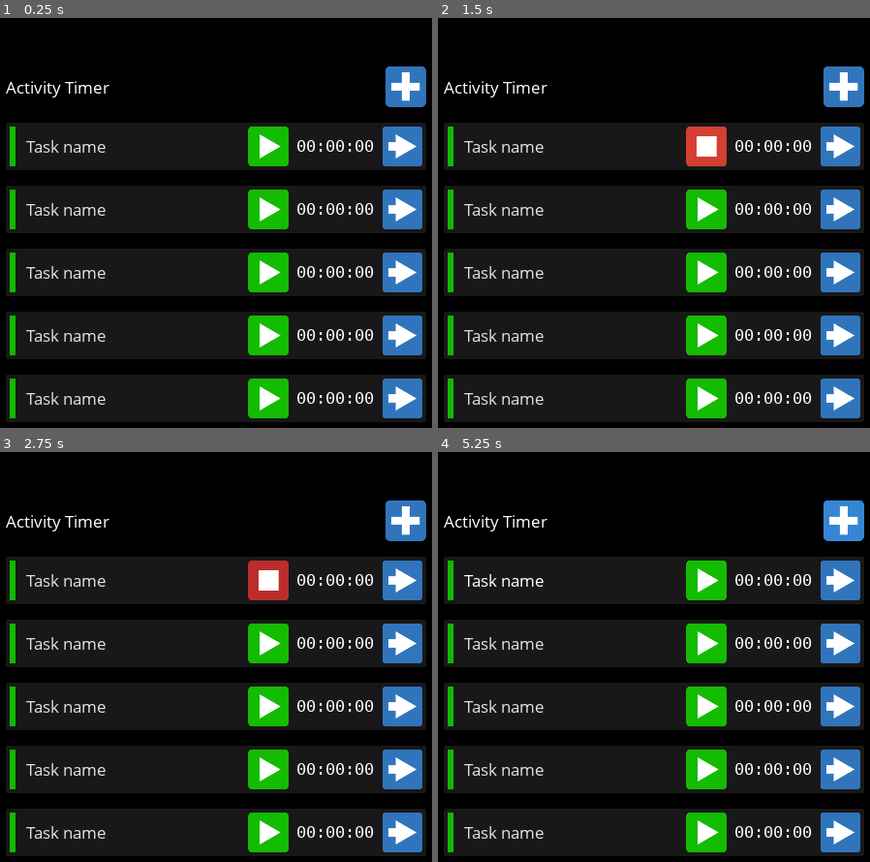
Above: before the commit, frames 1-4 (two rows, left to right).
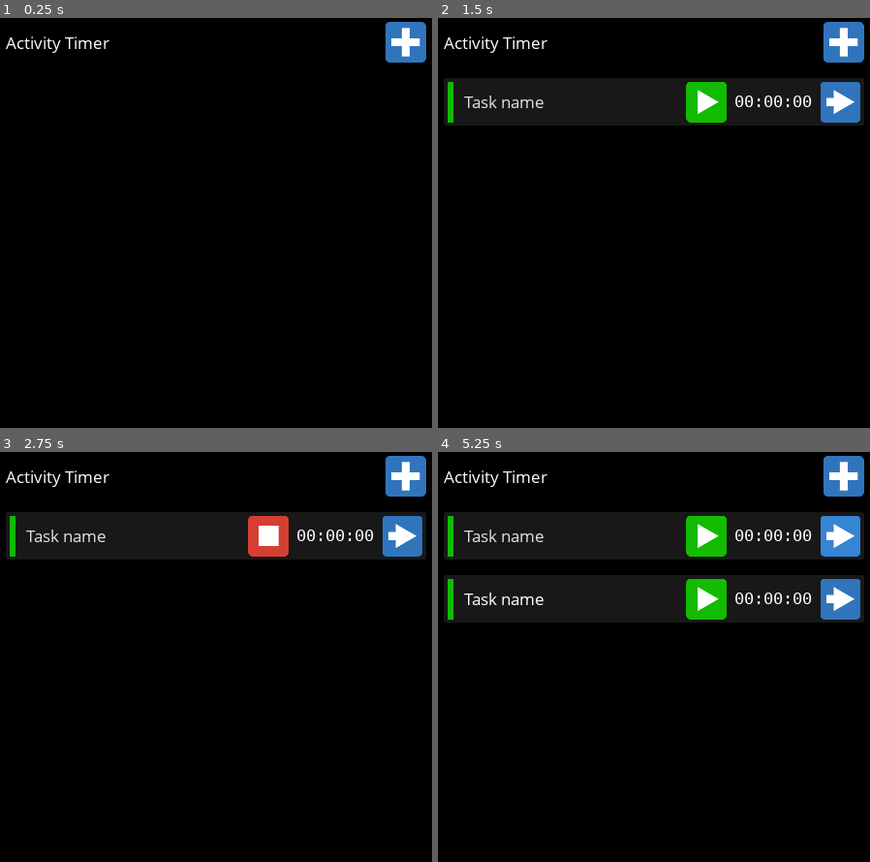
Above: after the commit, the same moments.

Repository: andrew-wilkes/godot-activity-timer
Game: Godot game, scene res://Main.tscn
Two runs of this game, one before a commit and one after it. Both use one fixed random seed, a clock stepped at 60 frames per second and the inputs below.
Inputs (mouse positions are in pixels of both pictures, inside the frame that each line leads up to; where the layout moved, square brackets give the same spot in the first picture):
- Up to frame 1 (0.25 s): no input
- Up to frame 2 (1.5 s): click (844, 42) [844, 87] at 0.5 s; click (705, 145) at 1.27 s
- Up to frame 3 (2.75 s): click (267, 534) at 2.02 s
- Up to frame 4 (5.25 s): click "Task name" at 2.75 s; click (705, 534) [705, 579] at 3.5 s; click (839, 579) at 4.27 s; click (844, 476) [844, 521] at 5 s

The runs differ from the first frame. In frame 1, 15% of the frame differs, in the area x 1-99%, y 0-98%; in frame 2, 16%; in frame 3, 16%; in frame 4, 17%.

Commit message:
Limit number of bars depending on space

Diff:
--- /dev/null
+++ b/src/ActivityList.gd
@@ -0,0 +1,26 @@
+extends VBoxContainer
+
+var bar_scene = preload("res://ActivityBar.tscn")
+
+func _ready():
+	pass
+
+
+func _on_Add_pressed():
+	var act = Activity.new()
+	act.node = bar_scene.instance()
+	add_child_below_node($Menu, act.node, true)
+	yield(get_tree(), "idle_frame")
+	check_if_space_to_add_new_bar()
+
+
+func check_if_space_to_add_new_bar():
+	var num_bars = get_child_count() - 1
+	if num_bars > 0:
+		var base = get_child(num_bars)
+		var sep = get("custom_constants/separation")
+		var limit = OS.get_window_safe_area().size.y - 30.0 - sep - base.rect_size.y
+		if base.margin_bottom > limit:
+			$Menu/Add.visible = false
+		else:
+			$Menu/Add.visible = true
--- a/src/ActivityList.tscn
+++ b/src/ActivityList.tscn
@@ -1,37 +1,26 @@
-[gd_scene load_steps=7 format=2]
+[gd_scene load_steps=6 format=2]
 
 [ext_resource path="res://assets/icon-9.png" type="Texture" id=1]
 [ext_resource path="res://assets/regular-font.tres" type="DynamicFont" id=2]
 [ext_resource path="res://assets/icon-10.png" type="Texture" id=3]
 [ext_resource path="res://assets/icon-11.png" type="Texture" id=4]
-[ext_resource path="res://ActivityBar.tscn" type="PackedScene" id=5]
-
-[sub_resource type="StyleBoxFlat" id=2]
-content_margin_left = 8.0
-content_margin_right = 8.0
-content_margin_top = 8.0
-content_margin_bottom = 8.0
-bg_color = Color( 0.0980392, 0.0980392, 0.0980392, 1 )
-corner_radius_top_left = 4
-corner_radius_top_right = 4
-corner_radius_bottom_right = 4
-corner_radius_bottom_left = 4
+[ext_resource path="res://ActivityList.gd" type="Script" id=6]
 
 [node name="ActivityList" type="VBoxContainer"]
-margin_left = 9.0
-margin_top = 9.0
-margin_right = 1049.0
-margin_bottom = 1071.0
+margin_right = 1076.0
+margin_bottom = 1904.0
 rect_min_size = Vector2( 1040, 0 )
 size_flags_horizontal = 3
 custom_constants/separation = 40
+script = ExtResource( 6 )
 __meta__ = {
 "_edit_use_anchors_": false
 }
 
 [node name="Menu" type="HBoxContainer" parent="."]
-margin_right = 1040.0
+margin_right = 1076.0
 margin_bottom = 100.0
+rect_min_size = Vector2( 0, 100 )
 size_flags_horizontal = 3
 
 [node name="Label" type="Label" parent="Menu"]
@@ -43,45 +32,17 @@
 
 [node name="sp" type="Control" parent="Menu"]
 margin_left = 270.0
-margin_right = 936.0
+margin_right = 972.0
 margin_bottom = 100.0
 size_flags_horizontal = 3
 
 [node name="Add" type="TextureButton" parent="Menu"]
-margin_left = 940.0
-margin_right = 1040.0
+margin_left = 976.0
+margin_right = 1076.0
 margin_bottom = 100.0
 rect_min_size = Vector2( 40, 0 )
 texture_normal = ExtResource( 3 )
 texture_pressed = ExtResource( 4 )
 texture_hover = ExtResource( 1 )
 
-[node name="Act" parent="." instance=ExtResource( 5 )]
-margin_top = 140.0
-margin_right = 1040.0
-margin_bottom = 256.0
-custom_styles/panel = SubResource( 2 )
-
-[node name="Act2" parent="." instance=ExtResource( 5 )]
-margin_top = 296.0
-margin_right = 1040.0
-margin_bottom = 412.0
-custom_styles/panel = SubResource( 2 )
-
-[node name="Act3" parent="." instance=ExtResource( 5 )]
-margin_top = 452.0
-margin_right = 1040.0
-margin_bottom = 568.0
-custom_styles/panel = SubResource( 2 )
-
-[node name="Act4" parent="." instance=ExtResource( 5 )]
-margin_top = 608.0
-margin_right = 1040.0
-margin_bottom = 724.0
-custom_styles/panel = SubResource( 2 )
-
-[node name="Act5" parent="." instance=ExtResource( 5 )]
-margin_top = 764.0
-margin_right = 1040.0
-margin_bottom = 880.0
-custom_styles/panel = SubResource( 2 )
+[connection signal="pressed" from="Menu/Add" to="." method="_on_Add_pressed"]
--- a/src/ActivityView.tscn
+++ b/src/ActivityView.tscn
@@ -25,36 +25,36 @@
 
 [node name="Menu" type="HBoxContainer" parent="."]
 margin_right = 1080.0
-margin_bottom = 77.0
+margin_bottom = 100.0
 custom_constants/separation = 20
 
 [node name="ColorPicker" type="TextureButton" parent="Menu"]
 margin_right = 48.0
-margin_bottom = 77.0
+margin_bottom = 100.0
 rect_min_size = Vector2( 48, 0 )
 hint_tooltip = "Color marker"
 
 [node name="Title" type="LineEdit" parent="Menu"]
 margin_left = 68.0
-margin_right = 620.0
-margin_bottom = 77.0
+margin_right = 580.0
+margin_bottom = 100.0
 size_flags_horizontal = 3
 custom_fonts/font = ExtResource( 2 )
 text = "Enter name of activity"
 
 [node name="Start" type="TextureButton" parent="Menu"]
-margin_left = 640.0
-margin_right = 704.0
-margin_bottom = 77.0
+margin_left = 600.0
+margin_right = 700.0
+margin_bottom = 100.0
 hint_tooltip = "Start timer"
 texture_normal = ExtResource( 7 )
 texture_pressed = ExtResource( 6 )
 texture_hover = ExtResource( 5 )
 
 [node name="Stop" type="TextureButton" parent="Menu"]
-margin_left = 724.0
-margin_right = 788.0
-margin_bottom = 77.0
+margin_left = 720.0
+margin_right = 820.0
+margin_bottom = 100.0
 hint_tooltip = "Stop timer"
 texture_normal = ExtResource( 8 )
 texture_pressed = ExtResource( 4 )
@@ -64,20 +64,21 @@
 }
 
 [node name="Reset" type="TextureButton" parent="Menu"]
-margin_left = 808.0
-margin_right = 808.0
-margin_bottom = 77.0
+margin_left = 840.0
+margin_right = 840.0
+margin_bottom = 100.0
 hint_tooltip = "Reset time"
 
 [node name="TimeDisplay" parent="Menu" instance=ExtResource( 13 )]
-margin_left = 828.0
+margin_left = 860.0
+margin_top = 25.0
 margin_right = 1060.0
-margin_bottom = 67.0
+margin_bottom = 74.0
 
 [node name="Home" type="TextureButton" parent="Menu"]
 margin_left = 1080.0
 margin_right = 1080.0
-margin_bottom = 77.0
+margin_bottom = 100.0
 hint_tooltip = "Back to list"
 
 [node name="LastStart" type="Label" parent="."]
@@ -93,32 +94,32 @@
 margin_bottom = 82.0
 
 [node name="NotesLabel" type="Label" parent="."]
-margin_top = 97.0
+margin_top = 120.0
 margin_right = 1080.0
-margin_bottom = 164.0
+margin_bottom = 178.0
 custom_fonts/font = ExtResource( 2 )
 text = "Notes"
 
 [node name="Notes" type="TextEdit" parent="."]
-margin_top = 184.0
+margin_top = 198.0
 margin_right = 1080.0
-margin_bottom = 1836.0
+margin_bottom = 1800.0
 size_flags_vertical = 3
 
 [node name="Footer" type="HBoxContainer" parent="."]
-margin_top = 1856.0
+margin_top = 1820.0
 margin_right = 1080.0
 margin_bottom = 1920.0
 
 [node name="Spacer" type="Control" parent="Footer"]
-margin_right = 1012.0
-margin_bottom = 64.0
+margin_right = 976.0
+margin_bottom = 100.0
 size_flags_horizontal = 3
 
 [node name="Delete" type="TextureButton" parent="Footer"]
-margin_left = 1016.0
+margin_left = 980.0
 margin_right = 1080.0
-margin_bottom = 64.0
+margin_bottom = 100.0
 hint_tooltip = "Delete activity"
 texture_normal = ExtResource( 11 )
 texture_pressed = ExtResource( 9 )
@@ -132,6 +133,7 @@
 dialog_text = "Are you sure that you want to delete this activity?"
 
 [node name="ColorGridPanel" parent="c" instance=ExtResource( 20 )]
+visible = false
 anchor_right = 0.0
 anchor_bottom = 0.0
 margin_top = 1024.0
--- a/src/Main.gd
+++ b/src/Main.gd
@@ -1,11 +1,13 @@
 extends Container
 
 func _ready():
-	pass
+	var ws = OS.get_window_safe_area()
+	set("custom_constants/margin_top", ws.position.y + 10.0)
+	set("custom_constants/margin_bottom", ws.end.y + 10.0)
 
 
 func show_list():
-	$M/ActivityList.show()
+	$ActivityList.show()
 
 
 func _on_Add_pressed():
--- a/src/Main.tscn
+++ b/src/Main.tscn
@@ -6,7 +6,6 @@
 [node name="Main" type="MarginContainer"]
 margin_right = 1080.0
 margin_bottom = 1920.0
-rect_min_size = Vector2( 1080, 0 )
 size_flags_horizontal = 3
 custom_constants/margin_right = 20
 custom_constants/margin_top = 120
--- a/src/activity.gd
+++ b/src/activity.gd
@@ -10,3 +10,4 @@
 export(Color, RGB) var color_code
 
 var stopped = true
+var node
Not shown, changed: build/ActivityTimer.apk
Not shown, changed: build/ActivityTimer.apk.idsig
